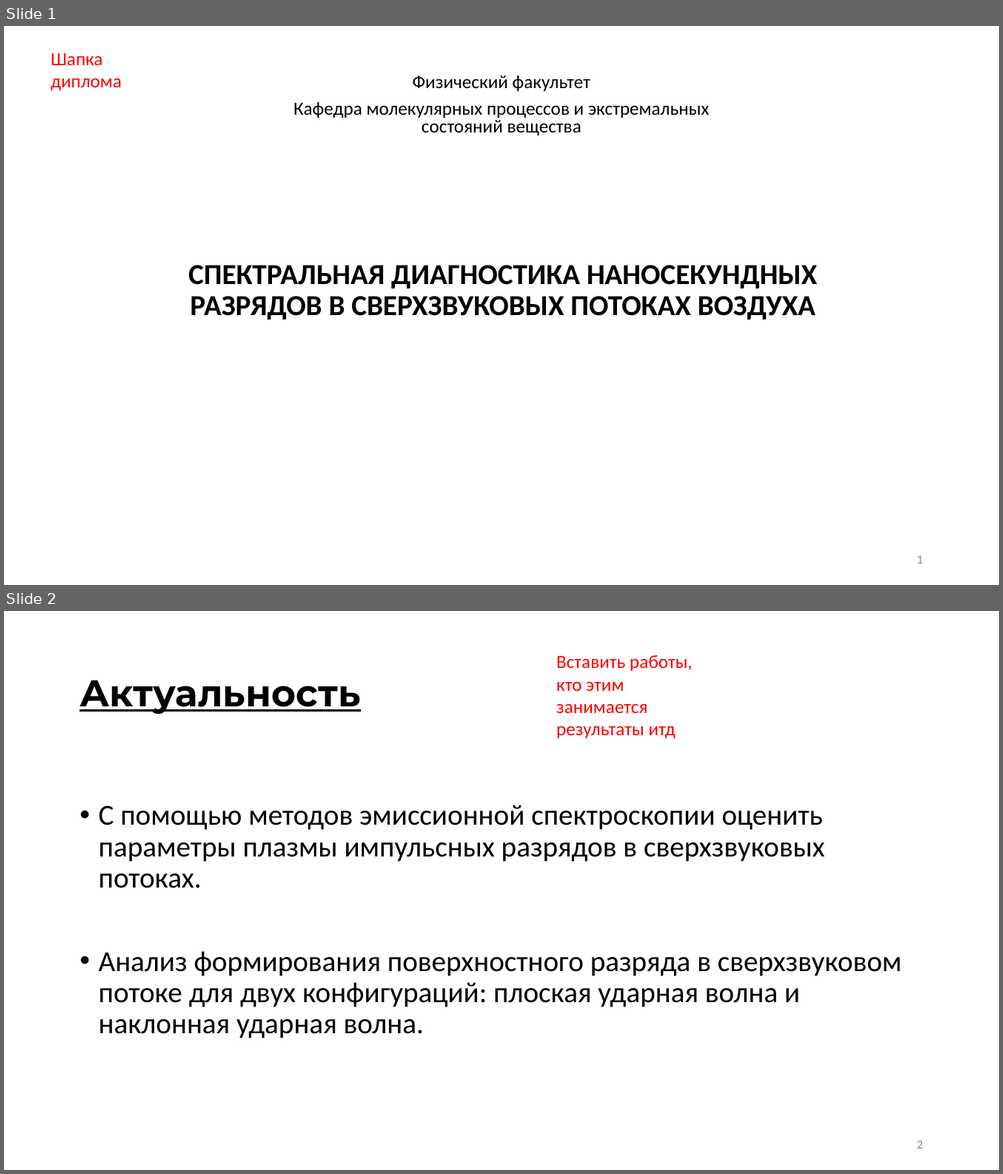
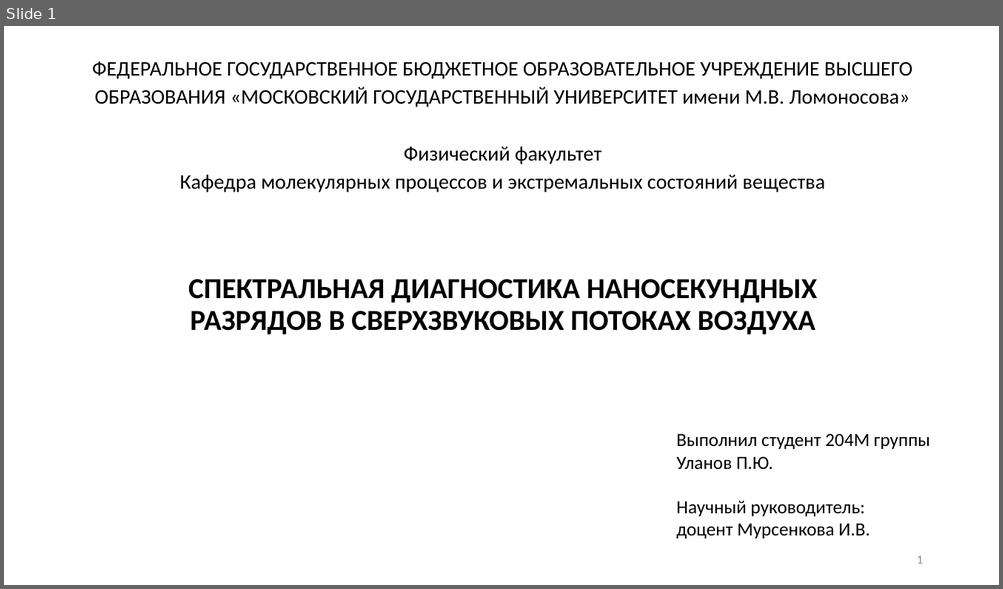
Before and after one commit to ulanich/msu, a slide deck: МАГ.ДИСС/предзащита.pptx. Shown one above the other, each under a label of ours: slides 1 and 2 before the commit, slide 1 after it. The pictures are 1003x1174 and 1003x589 pixels, drawn with LibreOffice and Linux fonts; fonts in the diff are those of the drawing. Boxes give left, top, right and bottom in pixels: in the first picture for what was removed or moved away, otherwise in the second. Text is boxed around its words. In the diff, an @@ line names an element or a change of style, - is before the commit and + after.

```diff
--- a/МАГ.ДИСС/предзащита.pptx
+++ b/МАГ.ДИСС/предзащита.pptx
@@ slide 2 removed at (4,611,999,1170), background #FFFFFF @@
@@ text removed at (556,655,692,738) @@
-Вставить работы, кто этим занимается результаты итд
@@ title removed at (79,680,360,714) @@
-Актуальность
@@ text removed at (99,805,902,1039) @@
-• С помощью методов эмиссионной спектроскопии оценить параметры плазмы импульсных разрядов в сверхзвуковых потоках.
-• Анализ формирования поверхностного разряда в сверхзвуковом потоке для двух конфигураций: плоская ударная волна и наклонная ударная волна.
@@ page number removed at (916,1141,922,1149) @@
-2
@@ slide 1 changed as well @@
@@ text "ФЕДЕРАЛЬНОЕ ГОСУДАРСТВЕННОЕ БЮДЖЕТНОЕ ОБРАЗОВАТЕЛЬНОЕ УЧРЕЖД ...": place and size @@
-text "ФЕДЕРАЛЬНОЕ ГОСУДАРСТВЕННОЕ БЮДЖЕТНОЕ ОБРАЗОВАТЕЛЬНОЕ УЧРЕЖД ..." at (293,76,708,136)
+text "ФЕДЕРАЛЬНОЕ ГОСУДАРСТВЕННОЕ БЮДЖЕТНОЕ ОБРАЗОВАТЕЛЬНОЕ УЧРЕЖД ..." at (92,62,912,192)
@@ text removed at (51,53,122,90) @@
-Шапка диплома
@@ text at (92,62,912,107): paragraph added @@
+ФЕДЕРАЛЬНОЕ ГОСУДАРСТВЕННОЕ БЮДЖЕТНОЕ ОБРАЗОВАТЕЛЬНОЕ УЧРЕЖДЕНИЕ ВЫСШЕГО ОБРАЗОВАНИЯ «МОСКОВСКИЙ ГОСУДАРСТВЕННЫЙ УНИВЕРСИТЕТ имени М.В. Ломоносова»
@@ text at (180,147,825,192): size 18 to 20 pt in "Физический факультет", "Кафедра молекулярных процессов и экстремальных состояний вещ ..." @@
@@ title "СПЕКТРАЛЬНАЯ ДИАГНОСТИКА НАНОСЕКУНДНЫХ РАЗРЯДОВ В ...": place and size @@
-title "СПЕКТРАЛЬНАЯ ДИАГНОСТИКА НАНОСЕКУНДНЫХ РАЗРЯДОВ В ..." at (188,265,817,320)
+title "СПЕКТРАЛЬНАЯ ДИАГНОСТИКА НАНОСЕКУНДНЫХ РАЗРЯДОВ В ..." at (188,279,817,335)
@@ text added at (676,434,930,539), 18 pt, text #000000 @@
+Выполнил студент 204М группы
+Уланов П.Ю.
+Научный руководитель:
+доцент Мурсенкова И.В.
```
Also in this commit, not shown: 12 other slides changed, 2 slides added, 1 other slide removed.
